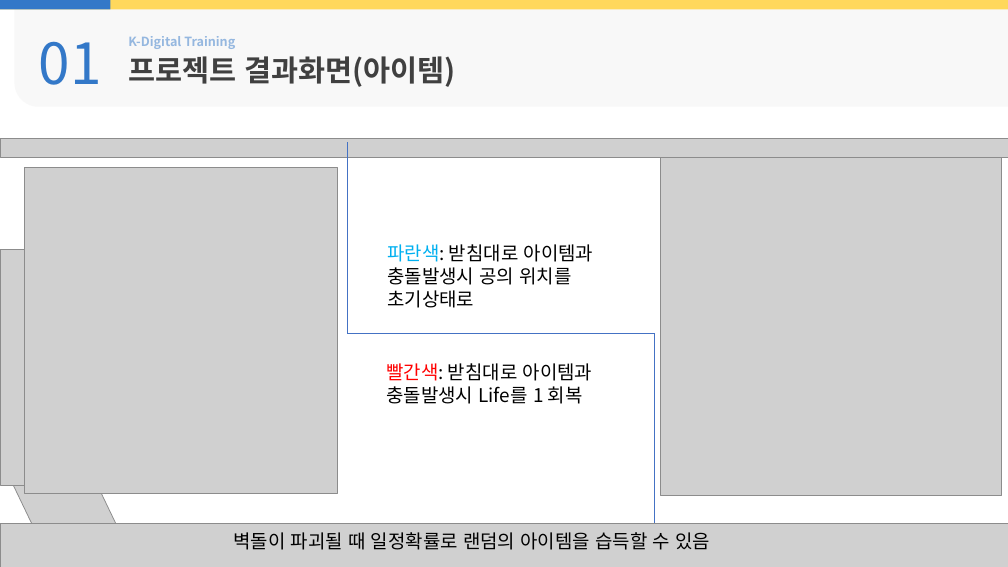
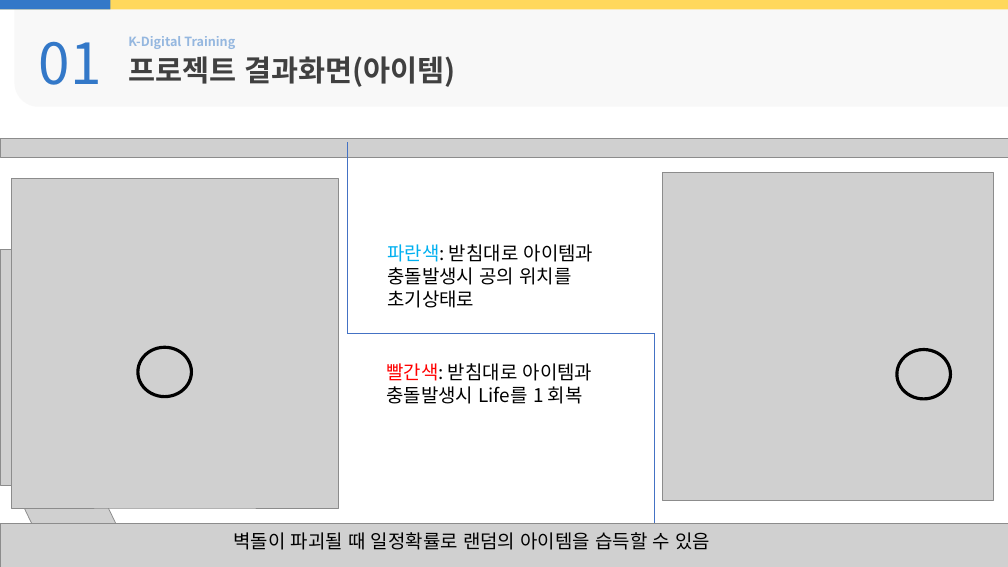
Before and after one commit to rudIsland/KDT_Project_1, a slide deck: slide 11 of 보고서/PPT/결과보고서_6조(벽돌깨기게임).pptx (slide 10 before the commit). Drawn at 1008x567 pixels with LibreOffice and Linux fonts; fonts in the diff are those of the drawing; grey boxes stand for pictures; background and template pictures are left out. Boxes give left, top, right and bottom in pixels: in the first picture for what was removed or moved away, otherwise in the second. Text is boxed around its words. In the diff, an @@ line names an element or a change of style, - is before the commit and + after.

```diff
--- a/보고서/PPT/결과보고서_6조(벽돌깨기게임).pptx
+++ b/보고서/PPT/결과보고서_6조(벽돌깨기게임).pptx
@@ picture: place and size @@
-picture at (24, 168, 337, 494)
+picture at (11, 179, 338, 508)
@@ picture: place and size @@
-picture at (661, 158, 1002, 495)
+picture at (662, 173, 994, 501)
@@ ellipse added at (138, 347, 191, 396), outline #000000 3 pt @@
@@ ellipse added at (897, 349, 951, 399), outline #000000 3 pt @@
```
Also in this commit, not shown: 8 other slides changed, 2 slides added, 1 other file.
